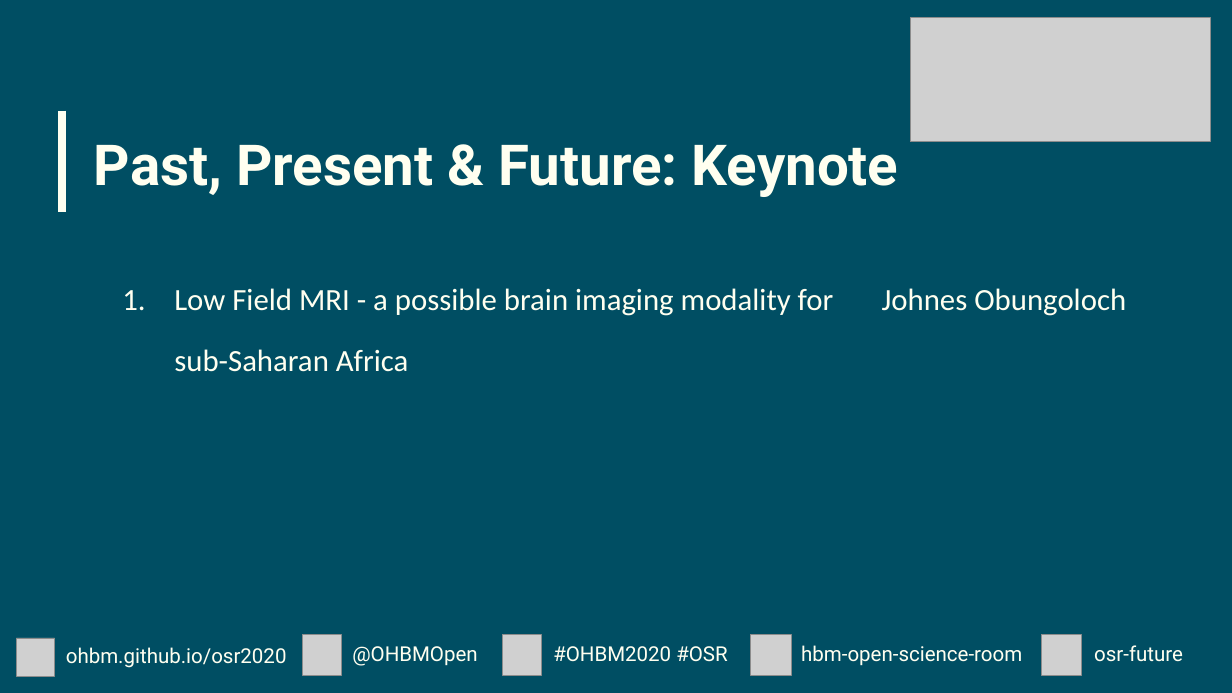
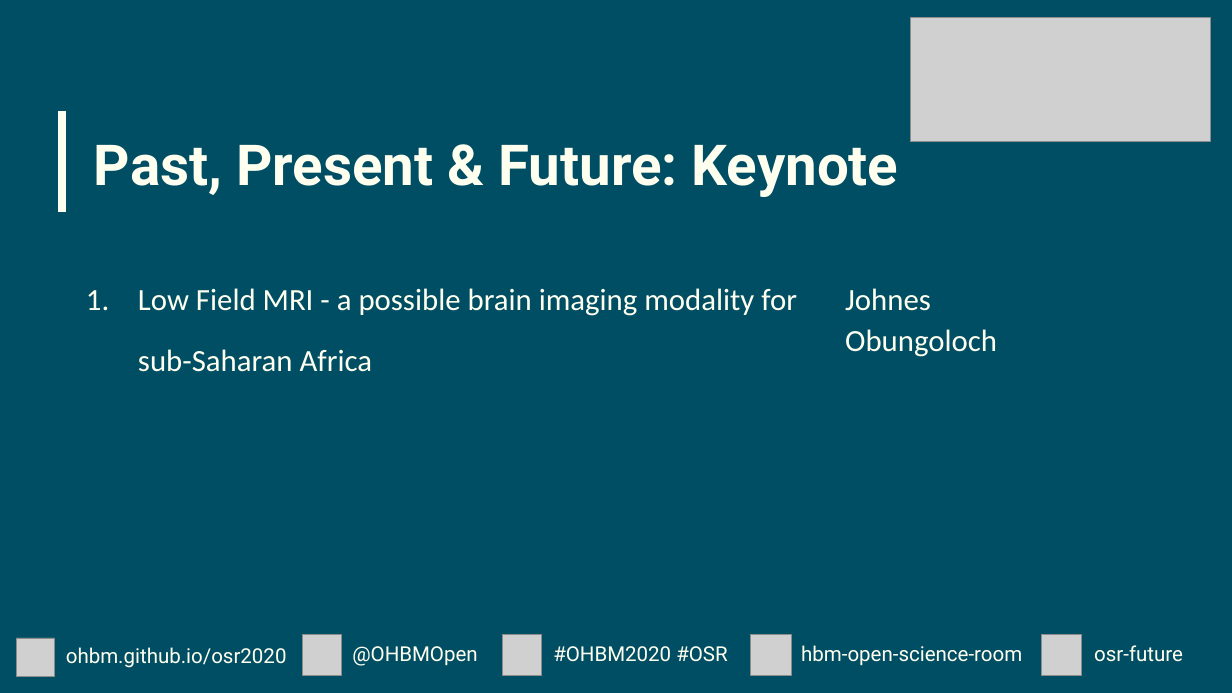
Before and after one commit to ohbm/osr2020, a slide deck: slide 47 of img/IntroSplashScreens.pptx. Drawn at 1232x693 pixels with LibreOffice and Linux fonts; fonts in the diff are those of the drawing; grey boxes stand for pictures. Boxes give left, top, right and bottom in pixels: in the first picture for what was removed or moved away, otherwise in the second. Text is boxed around its words. In the diff, an @@ line names an element or a change of style, - is before the commit and + after.

```diff
--- a/img/IntroSplashScreens.pptx
+++ b/img/IntroSplashScreens.pptx
@@ text "Low Field MRI - a ...": place and size @@
-text "Low Field MRI - a ..." at (174, 288, 834, 372)
+text "Low Field MRI - a ..." at (138, 288, 797, 372)
@@ text "Johnes Obungoloch" rewrapped from (882, 288, 1126, 316) to (845, 288, 997, 357) @@
```
Also in this commit, not shown: 9 other slides changed, 3 slides added.
